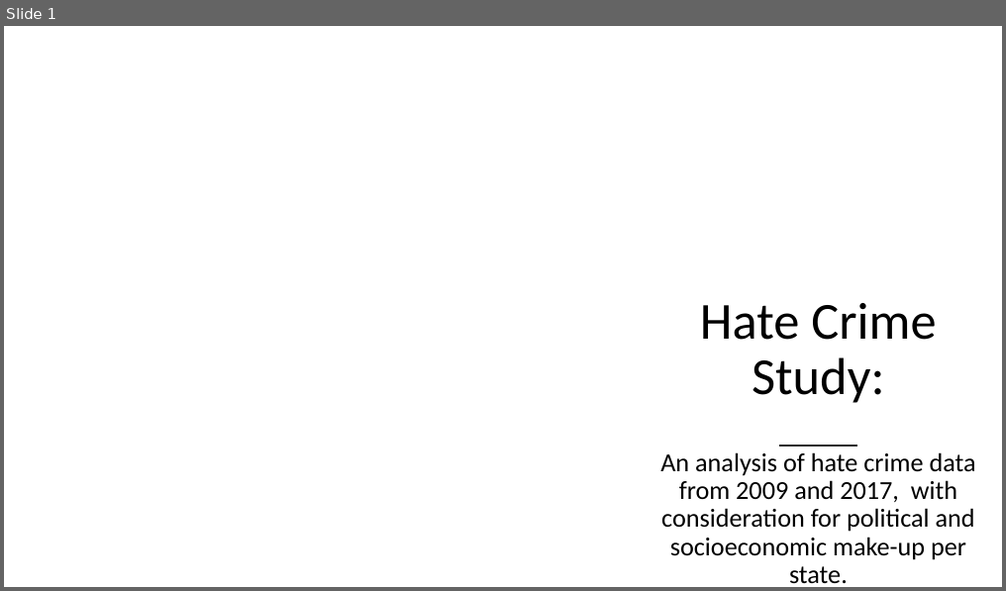
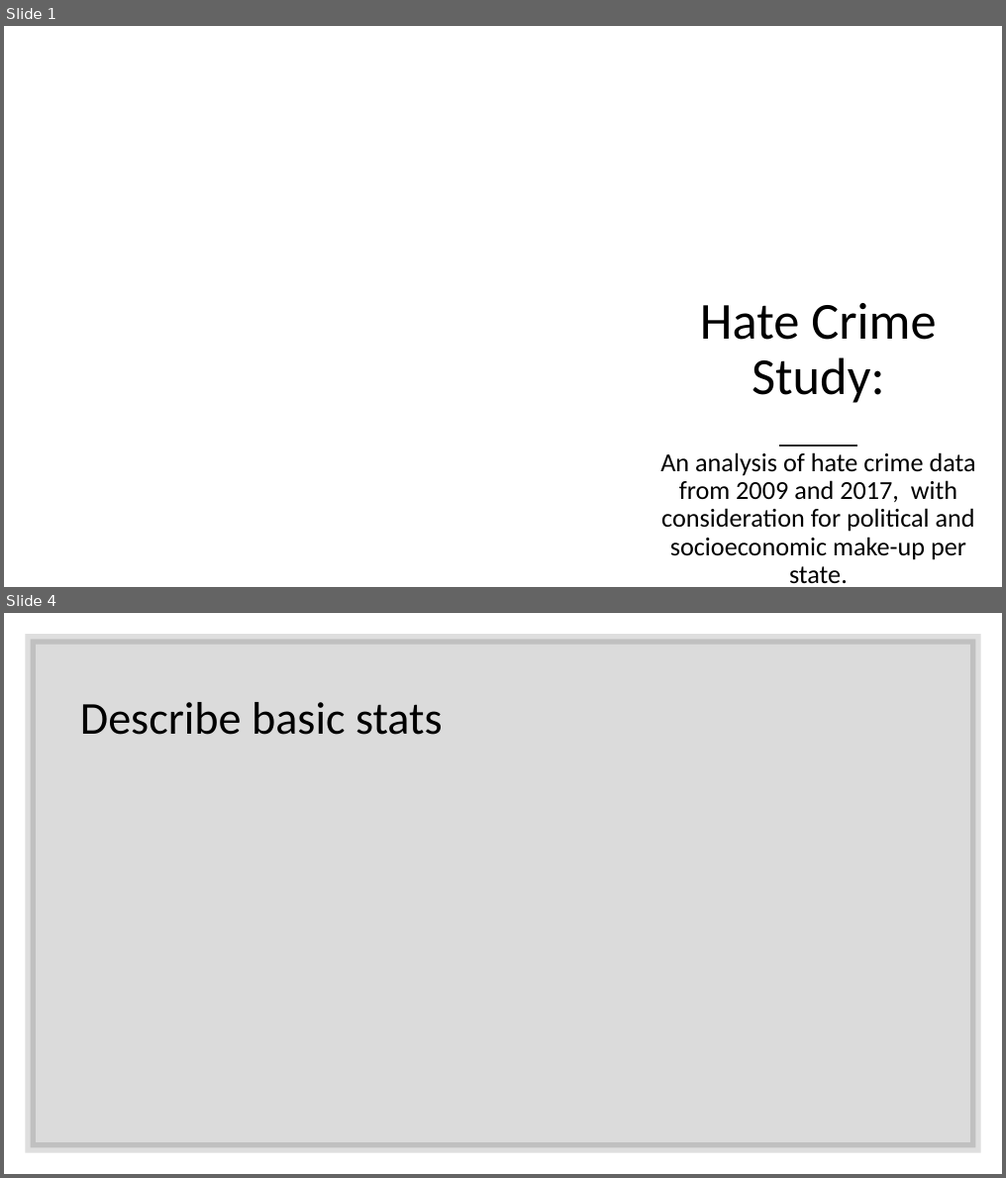
Before and after one commit to ZGrinacoff/Eight-Years-Later, a slide deck: Hate_Crime_Study.pptx. Shown one above the other, each under a label of ours: slide 1 before the commit, slides 1 and 4 after it; the slides between them are not shown. The pictures are 1006x591 and 1006x1178 pixels, drawn with LibreOffice and Linux fonts; fonts in the diff are those of the drawing; background and template pictures are left out. Boxes give left, top, right and bottom in pixels: in the first picture for what was removed or moved away, otherwise in the second. Text is boxed around its words. In the diff, an @@ line names an element or a change of style, - is before the commit and + after.

```diff
--- a/Hate_Crime_Study.pptx
+++ b/Hate_Crime_Study.pptx
@@ slide 4 added at (4, 613, 1002, 1174), background #FFFFFF @@
@@ rectangle added at (30, 639, 976, 1149), fill #000000 at 14% opacity, outline #262626 10 pt @@
@@ title added at (80, 702, 443, 735), 44 pt, text #000000 @@
+Describe basic stats
```
Also in this commit, not shown: 3 other slides added, 1 slide removed.
